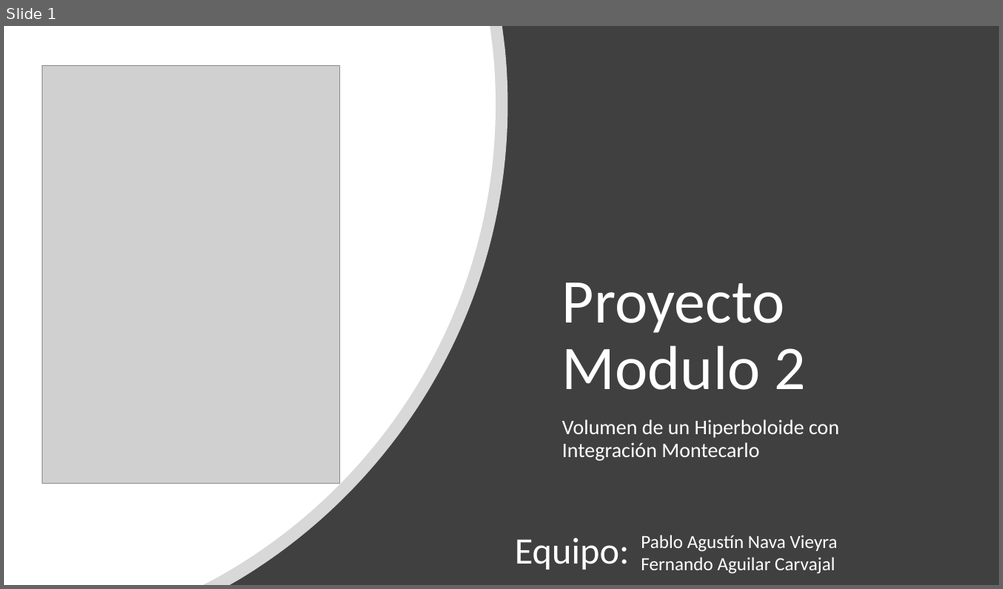
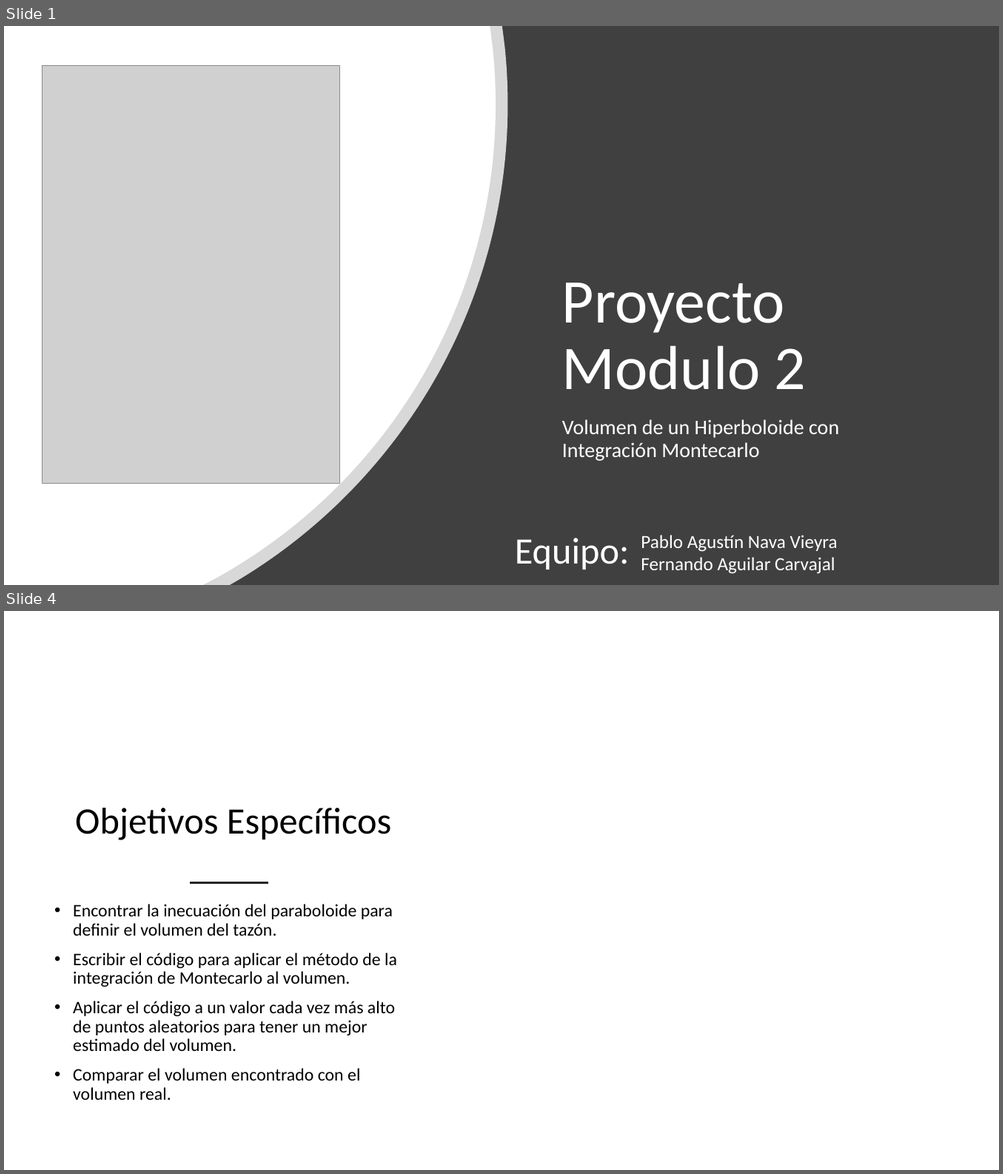
Before and after one commit to Fernando28AC/proyecto_modulo2, a slide deck: Proyecto_modulo2.pptx. Shown one above the other, each under a label of ours: slide 1 before the commit, slides 1 and 4 after it; the slides between them are not shown. The pictures are 1003x589 and 1003x1174 pixels, drawn with LibreOffice and Linux fonts; fonts in the diff are those of the drawing; grey boxes stand for pictures; background and template pictures are left out. Boxes give left, top, right and bottom in pixels: in the first picture for what was removed or moved away, otherwise in the second. Text is boxed around its words. In the diff, an @@ line names an element or a change of style, - is before the commit and + after.

```diff
--- a/Proyecto_modulo2.pptx
+++ b/Proyecto_modulo2.pptx
@@ slide 4 added at (4, 611, 999, 1170), background picture (left out) @@
@@ freeform shape added at (4, 692, 495, 1170), fill #FFFFFF at 75% opacity @@
@@ title added at (75, 808, 391, 840), 36 pt, text #000000 @@
+Objetivos Específicos
@@ line added from (190, 883) to (267, 883), #262626 2 pt @@
@@ text added at (73, 904, 397, 1100), 17 pt, text #000000 @@
+• Encontrar la inecuación del paraboloide para definir el volumen del tazón.
+• Escribir el código para aplicar el método de la integración de Montecarlo al volumen.
+• Aplicar el código a un valor cada vez más alto de puntos aleatorios para tener un mejor estimado del volumen.
+• Comparar el volumen encontrado con el volumen real.
```
Also in this commit, not shown: 7 other slides added, 3 slides removed, 2 other files.
